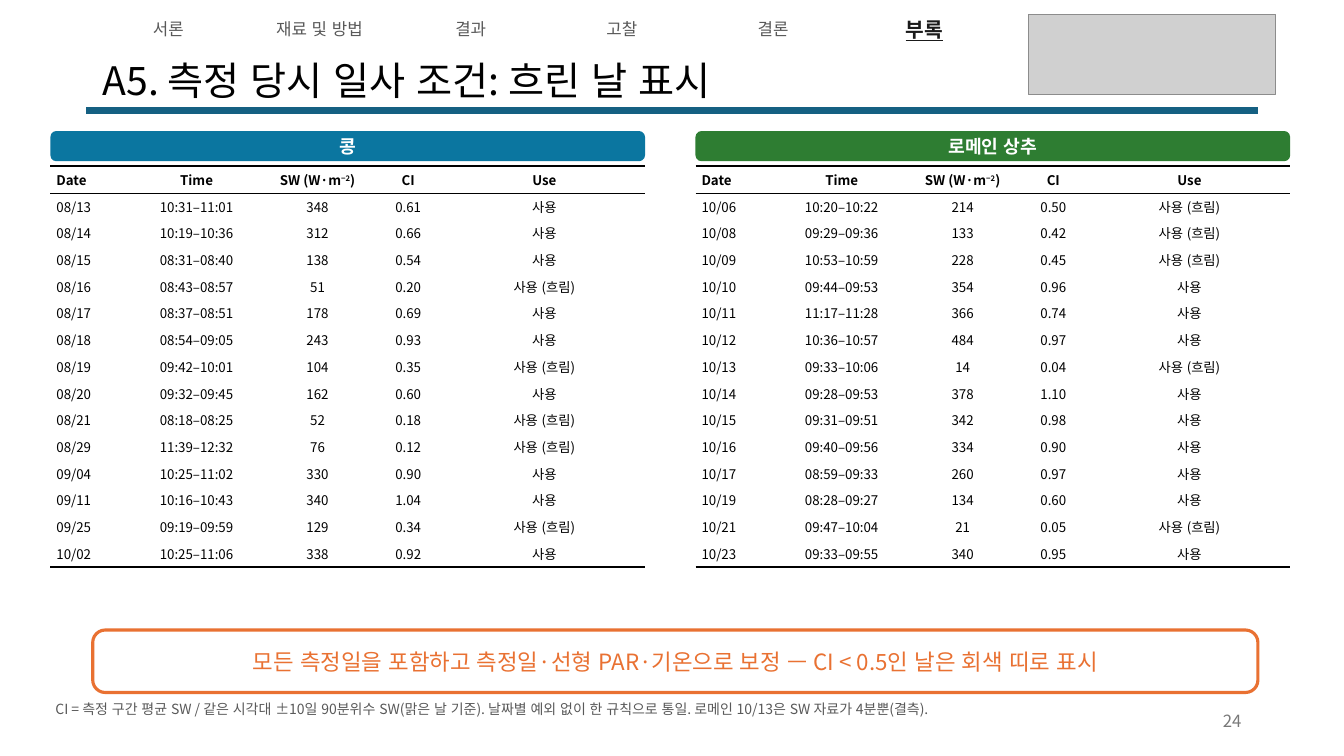
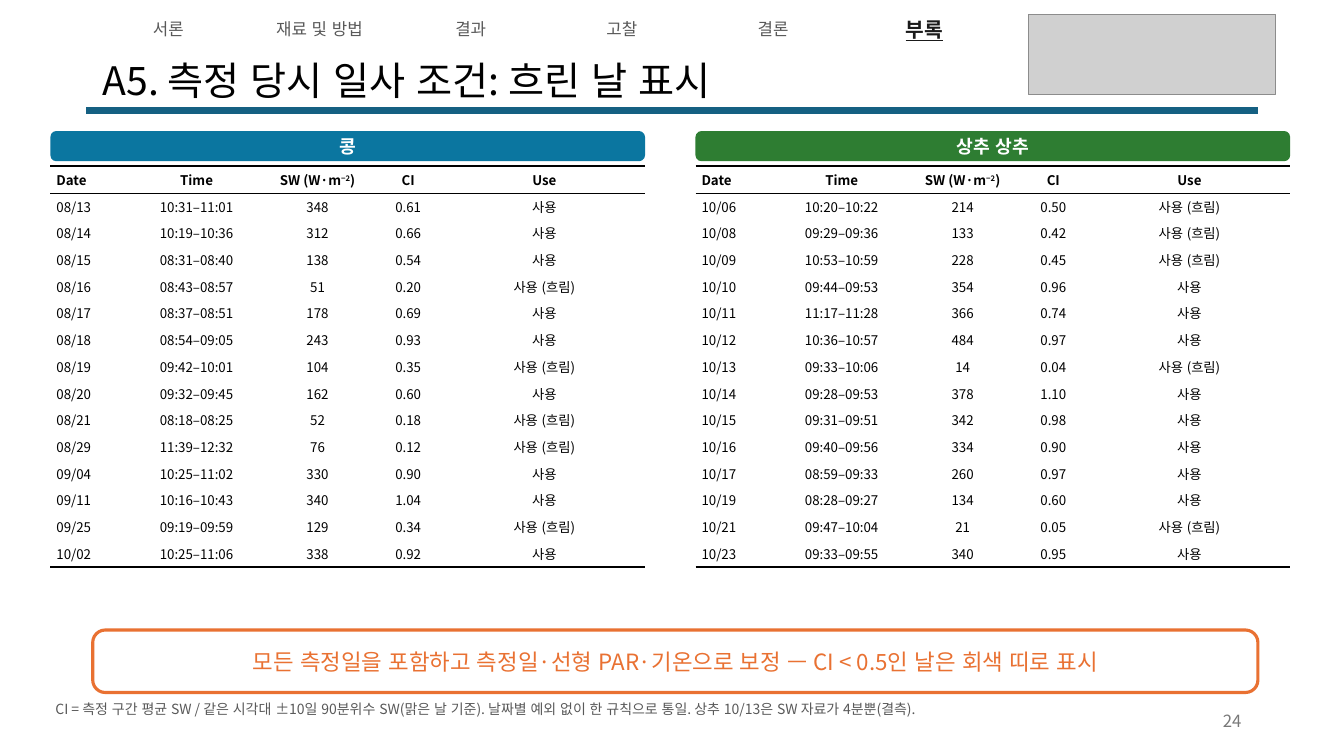
Before and after one commit to YunJM20/-, a slide deck: slide 24 of 구두발표_콩vs로메인상추_v6.pptx. Drawn at 1344x756 pixels with LibreOffice and Linux fonts; fonts in the diff are those of the drawing; grey boxes stand for pictures. Boxes give left, top, right and bottom in pixels: in the first picture for what was removed or moved away, otherwise in the second. Text is boxed around its words. In the diff, an @@ line names an element or a change of style, - is before the commit and + after.

```diff
--- a/구두발표_콩vs로메인상추_v6.pptx
+++ b/구두발표_콩vs로메인상추_v6.pptx
@@ text in rounded rectangle at (957,137,1028,155): text changed @@
-로메인 상추
+상추 상추
@@ text at (55,702,915,717): text changed @@
-CI = 측정 구간 평균 SW / 같은 시각대 ±10일 90분위수 SW(맑은 날 기준). 날짜별 예외 없이 한 규칙으로 통일. 로메인 10/13은 SW 자료가 4분뿐(결측).
+CI = 측정 구간 평균 SW / 같은 시각대 ±10일 90분위수 SW(맑은 날 기준). 날짜별 예외 없이 한 규칙으로 통일. 상추 10/13은 SW 자료가 4분뿐(결측).
```
Also in this commit, not shown: 21 other slides changed.
